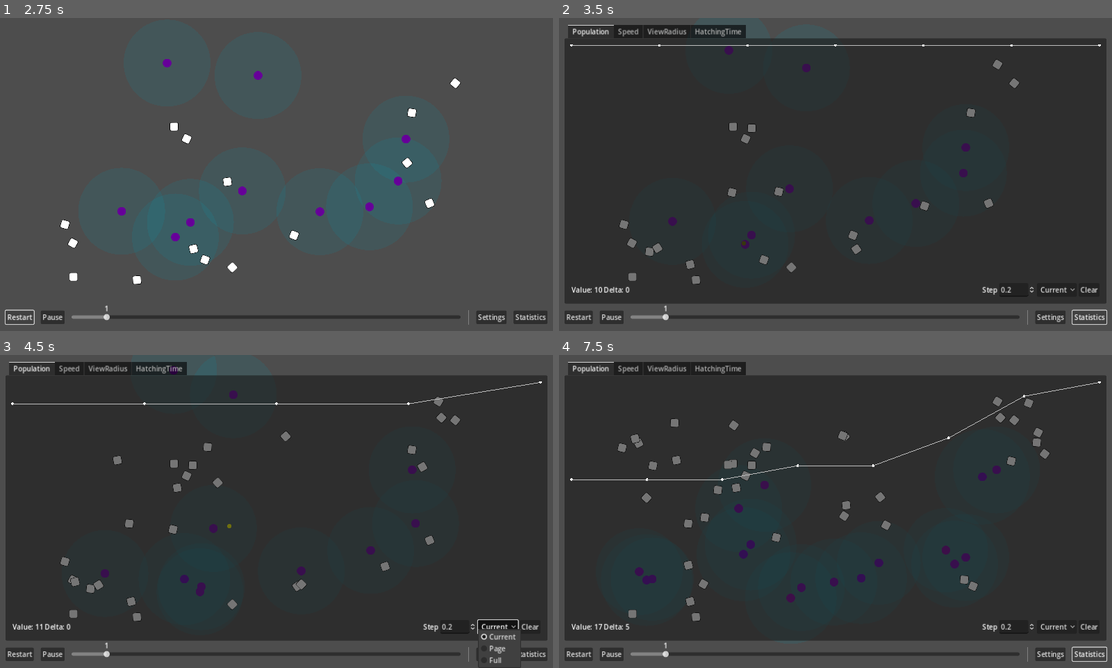
Above: before the commit, frames 1-4 (two rows, left to right).
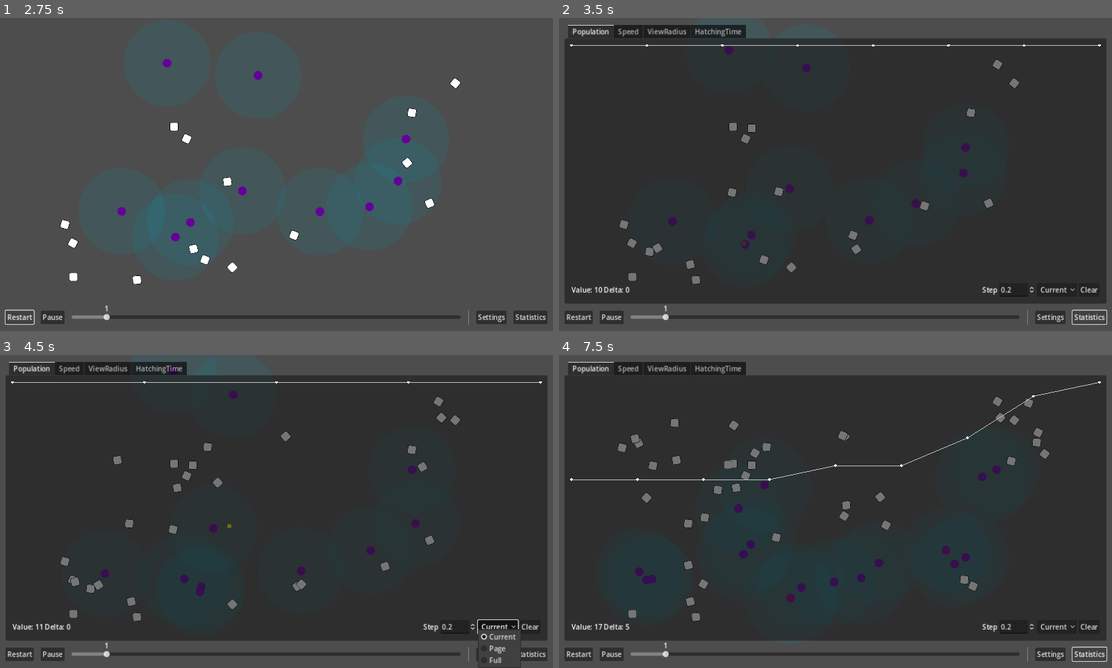
Above: after the commit, the same moments.

Repository: wivest/Natural-Selection
Game: Godot game, scene res://main.tscn
Two runs of this game, one before a commit and one after it. Both use one fixed random seed, a clock stepped at 60 frames per second and the inputs below.
Inputs:
- Up to frame 1 (2.75 s): click "Restart" at 0.5 s; click "Restart" at 1.25 s; click "Restart" at 2 s
- Up to frame 2 (3.5 s): click "Statistics" at 2.75 s
- Up to frame 3 (4.5 s): click "Clear" at 3.5 s; click "Current" at 4.25 s
- Up to frame 4 (7.5 s): click "Current" at 5 s; click "Clear" at 5.75 s; click "Statistics" at 6.5 s; click "Statistics" at 7.25 s

Frame 1 is identical in both runs. In frame 2, less than 0.1% of the frame differs, in the area x 15-85%, y 8-10%; in frame 3, 0.4%, in the area x 2-98%, y 8-16%; in frame 4, 0.3%.

Commit message:
refactor: edit clear_nodes

Diff:
--- a/ui/tabs/statistics/chart/chart.gd
+++ b/ui/tabs/statistics/chart/chart.gd
@@ -16,7 +16,6 @@
 var _time: float:
 	get:
 		return Time.get_ticks_msec() / 1000.0
-var _previous_step: float = 0
 
 func _ready():
 	view_modes[1].time_step = parameters.step_spinbox.value
@@ -24,7 +23,7 @@
 	parameters.step_spinbox.value_changed.connect(func(v: float): view_modes[1].time_step=v)
 	parameters.view_mode_optionbutton.item_selected.connect(func(i: int): view_mode=view_modes[i])
 	parameters.clear_button.pressed.connect(clear_nodes)
-	parameters.timer.timeout.connect(add_node)
+	parameters.timer.timeout.connect(record_node)
 
 func _process(_delta):
 	if Input.is_action_just_pressed(&"restart"):
@@ -58,9 +57,10 @@
 
 func clear_nodes():
 	data = ChartData.new()
-	_previous_step = _time - parameters.step_spinbox.value
+	record_node()
+	parameters.timer.start()
 
-func add_node():
+func record_node():
 	var previous_time = _time
 	if data.nodes.size() > 0:
 		previous_time = data.nodes[- 1].x
